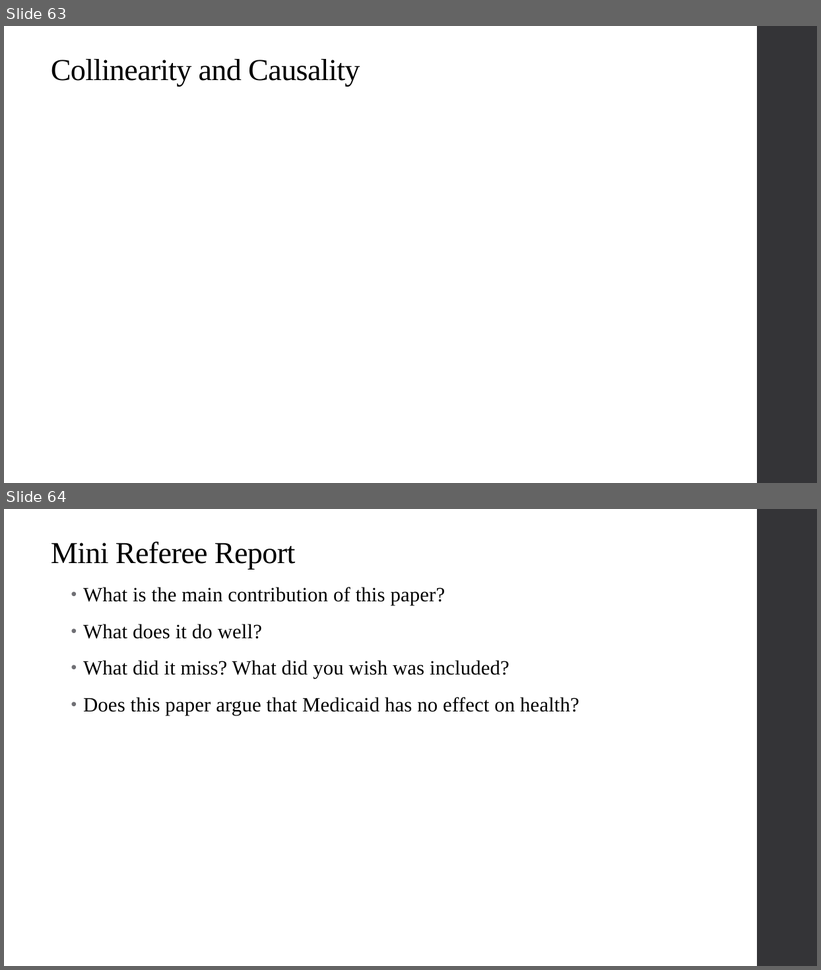
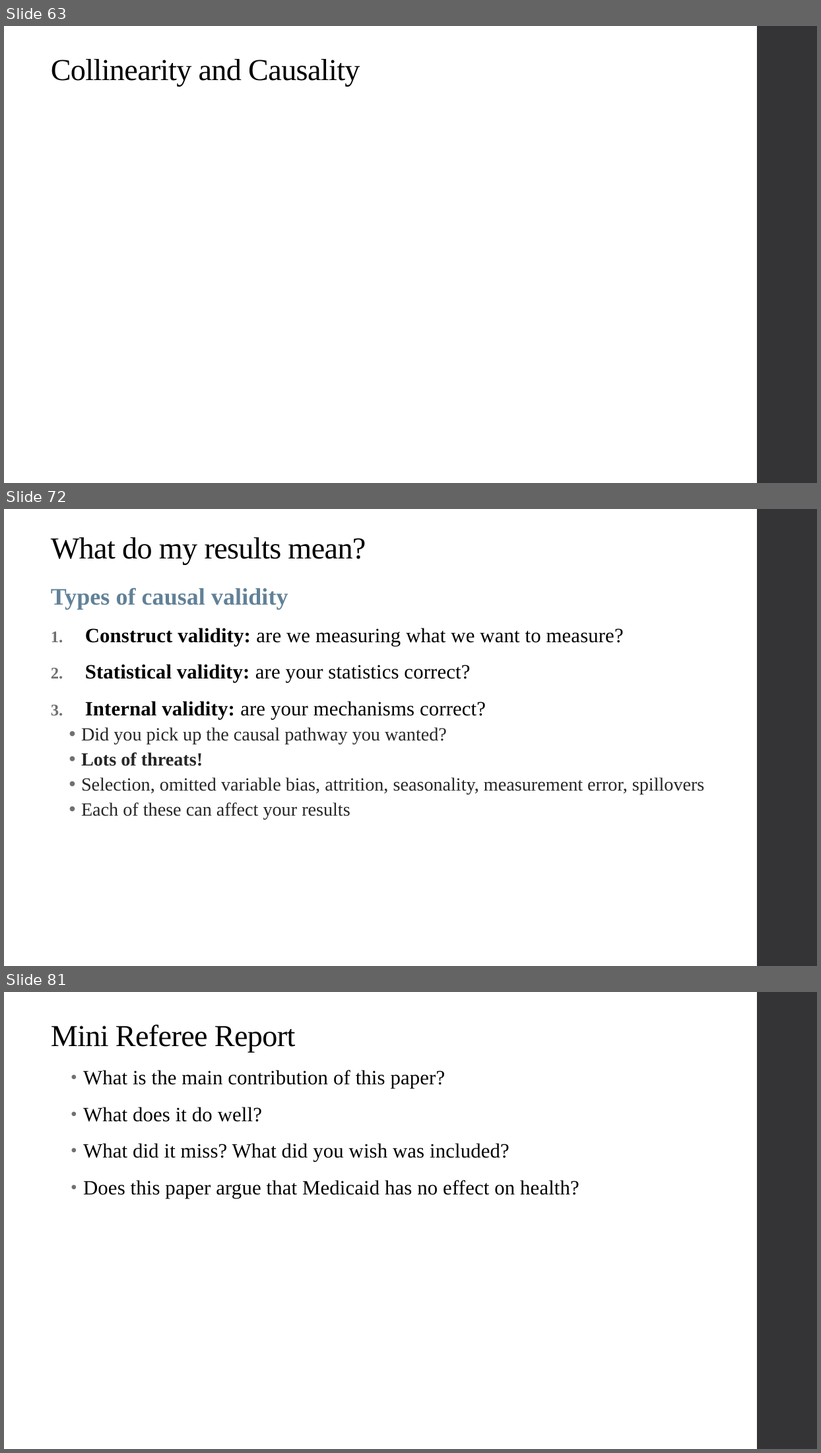
Before and after one commit to alex-hoagland/HAD5744, a slide deck: Lecture04_MultivariateOLS2/Lecture4_MultivariateOLS2.pptx. Shown one above the other, each under a label of ours: slides 63 and 64 before the commit, slides 63, 72 and 81 after it; the slides between them are not shown. The pictures are 821x970 and 821x1453 pixels, drawn with LibreOffice and Linux fonts; fonts in the diff are those of the drawing; grey boxes stand for pictures. Boxes give left, top, right and bottom in pixels: in the first picture for what was removed or moved away, otherwise in the second. Text is boxed around its words. In the diff, an @@ line names an element or a change of style, - is before the commit and + after.

```diff
--- a/Lecture04_MultivariateOLS2/Lecture4_MultivariateOLS2.pptx
+++ b/Lecture04_MultivariateOLS2/Lecture4_MultivariateOLS2.pptx
@@ slide 72 added at <box>4,509,817,966</box>, background #FFFFFF; not listed: 1 template element that a slide beside it also shows @@
@@ title added at <box>51,537,366,565</box>, 36 pt, text #000000 @@
+What do my results mean?
@@ text added at <box>51,588,705,820</box>, 22 pt, text #262626 @@
+Types of causal validity
+1. Construct validity: are we measuring what we want to measure?
+2. Statistical validity: are your statistics correct?
+3. Internal validity: are your mechanisms correct?
+  • Did you pick up the causal pathway you wanted?
+  • Lots of threats!
+  • Selection, omitted variable bias, attrition, seasonality, measurement error, spillovers
+  • Each of these can affect your results
@@ what was slide 64 is now slide 81 @@
```
Also in this commit, not shown: 6 slides changed, 16 other slides added, 3 other files.
